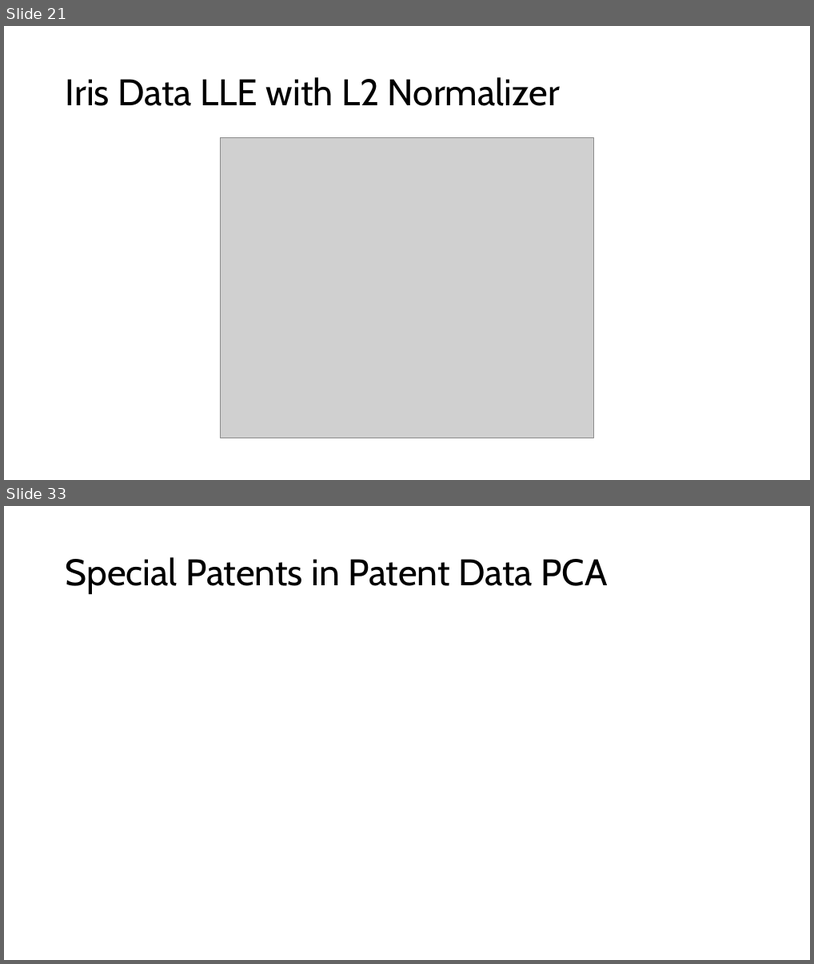
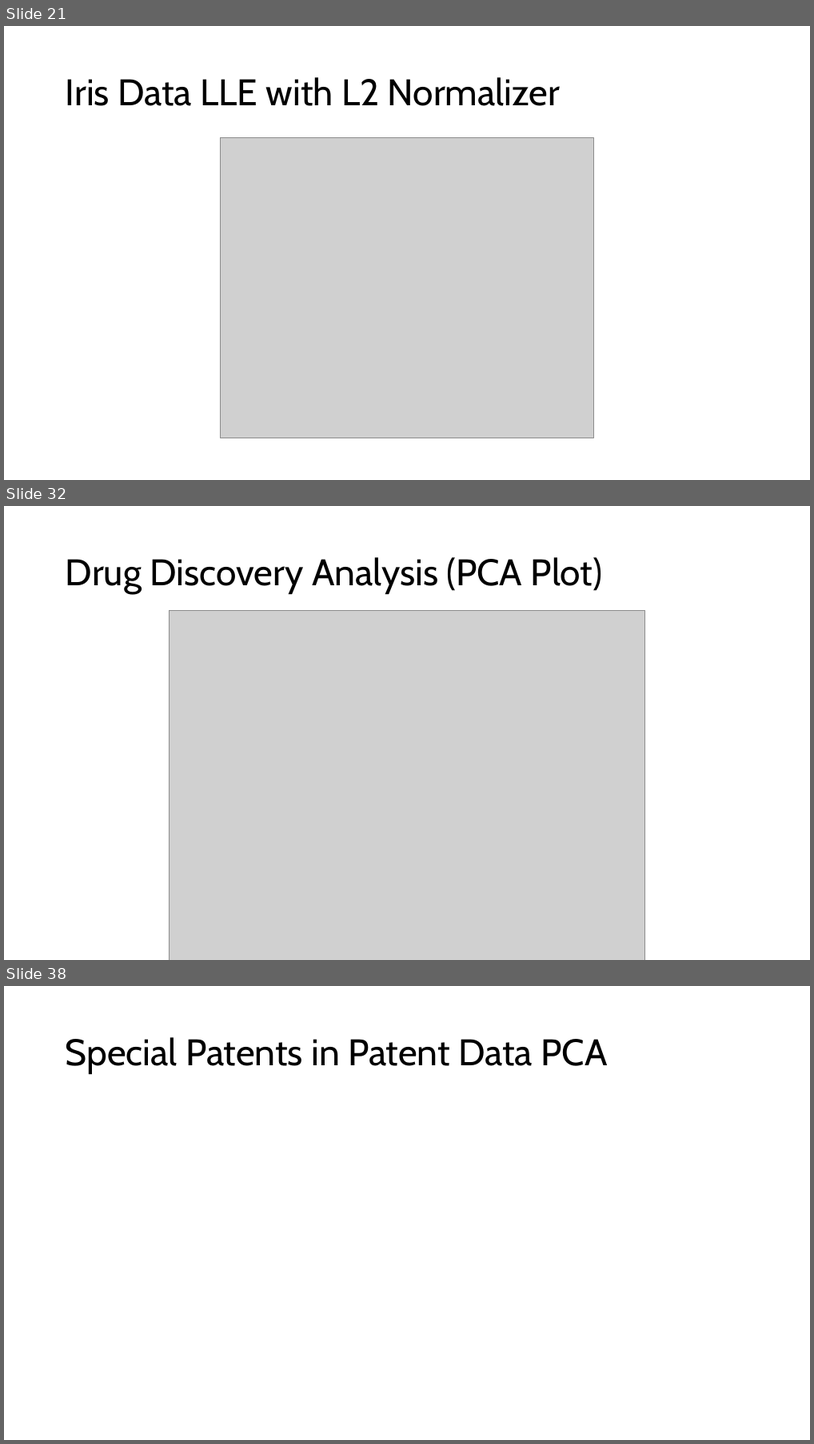
Before and after one commit to Brennan-Chan/Big-Data-Project-1, a slide deck: Deliverables/Big Data Project 1.pptx. Shown one above the other, each under a label of ours: slides 21 and 33 before the commit, slides 21, 32 and 38 after it; the slides between them are not shown. The pictures are 814x964 and 814x1444 pixels, drawn with LibreOffice and Linux fonts; fonts in the diff are those of the drawing; grey boxes stand for pictures. Boxes give left, top, right and bottom in pixels: in the first picture for what was removed or moved away, otherwise in the second. Text is boxed around its words. In the diff, an @@ line names an element or a change of style, - is before the commit and + after.

```diff
--- a/Deliverables/Big Data Project 1.pptx
+++ b/Deliverables/Big Data Project 1.pptx
@@ slide 32 added at <box>4,506,810,960</box>, background #FFFFFF @@
@@ title added at <box>66,557,603,594</box>, 44 pt, text #000000 @@
+Drug Discovery Analysis (PCA Plot)
@@ picture added at <box>169,611,646,960</box> @@
@@ what was slide 33 is now slide 38 @@
```
Also in this commit, not shown: 2 slides changed, 14 other slides added, 10 slides removed, 3 other files.
